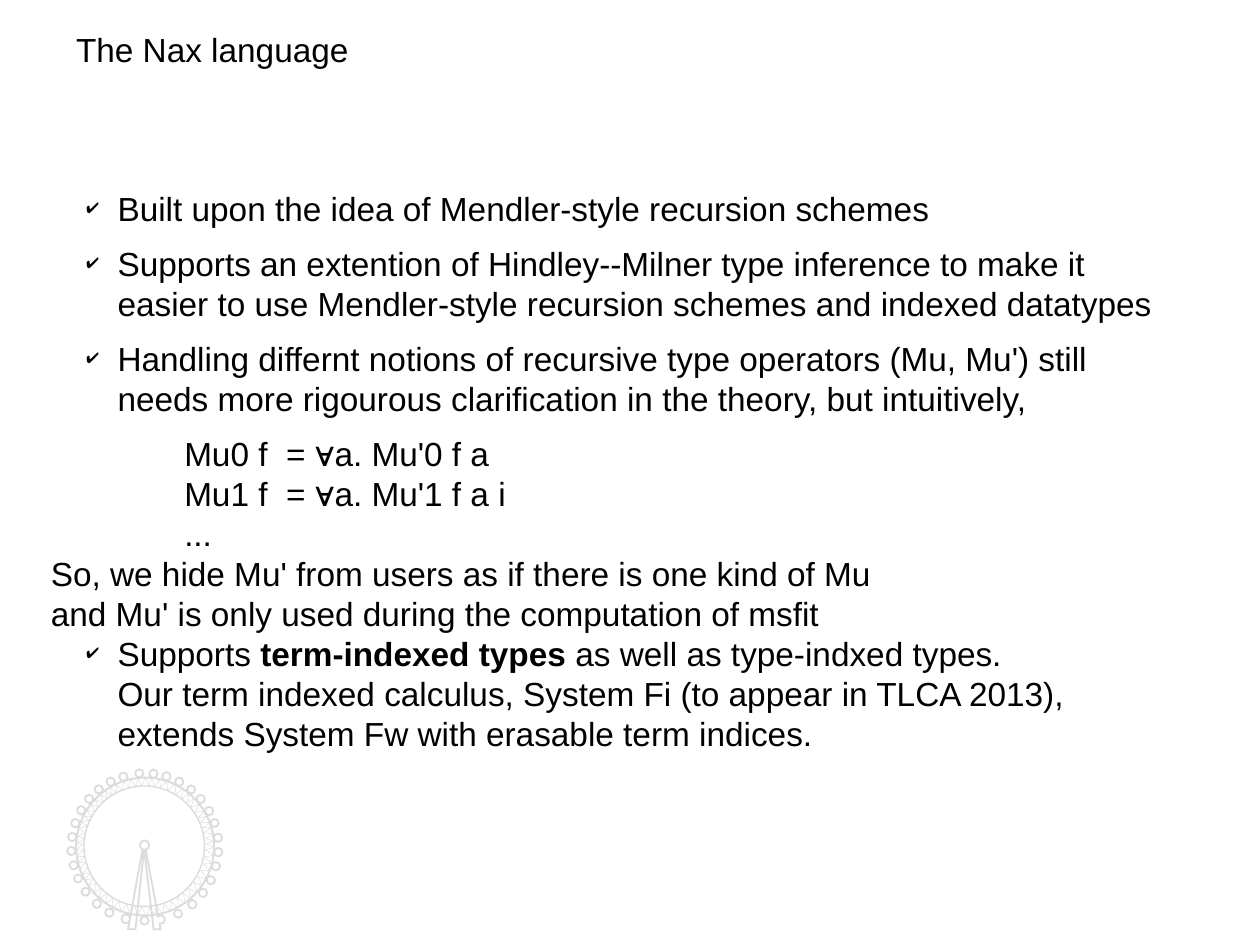
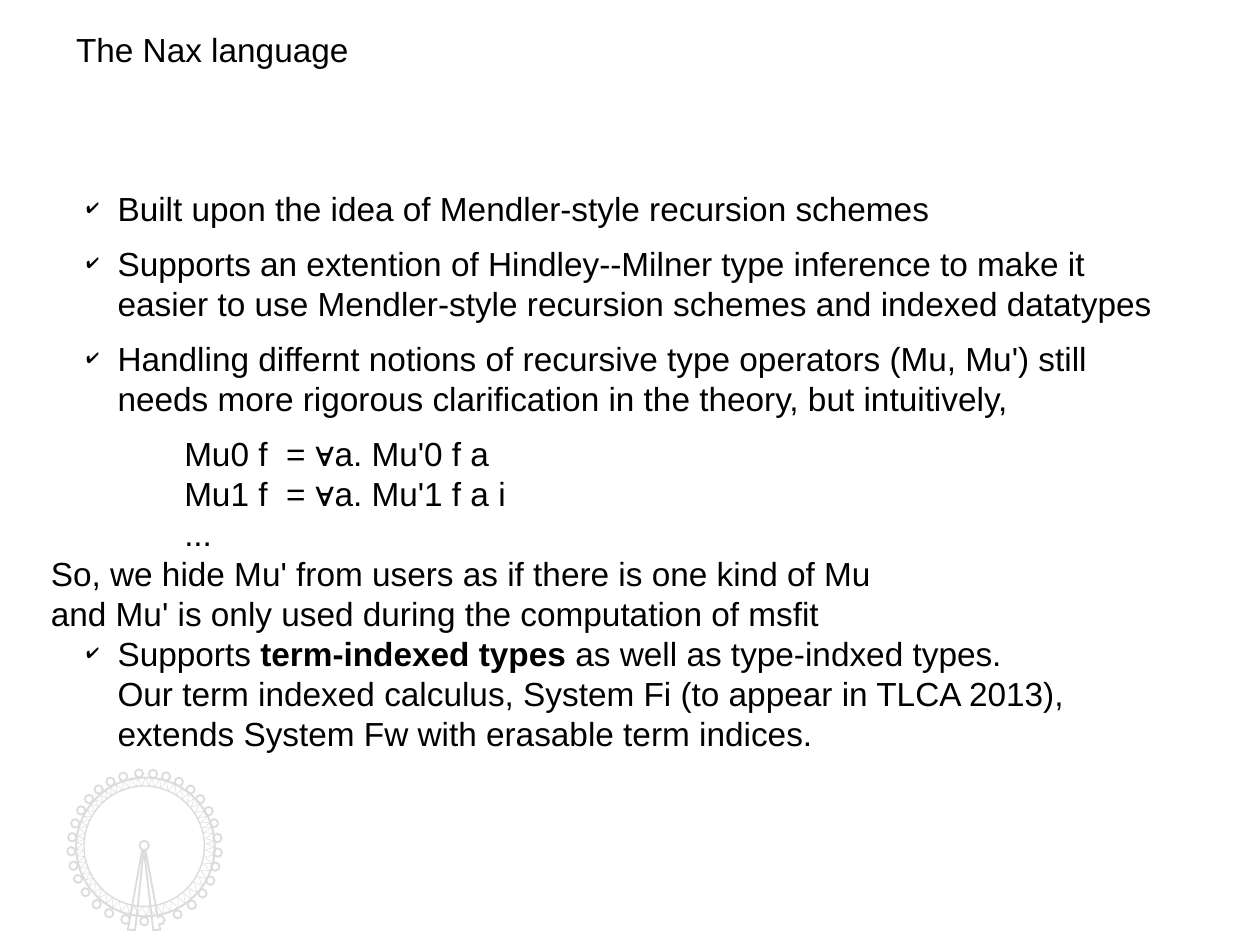
Before and after one commit to kyagrd/nax, a slide deck: slide 13 of trunk/draft/TYPES13/ppt/myslide.odp. Drawn at 1260x945 pixels with LibreOffice and Linux fonts; fonts in the diff are those of the drawing. Boxes give left, top, right and bottom in pixels: in the first picture for what was removed or moved away, otherwise in the second. Text is boxed around its words. In the diff, an @@ line names an element or a change of style, - is before the commit and + after.

```diff
--- a/trunk/draft/TYPES13/ppt/myslide.odp
+++ b/trunk/draft/TYPES13/ppt/myslide.odp
@@ text at [118, 347, 1086, 417]: text changed @@
-✔ Handling differnt notions of recursive type operators (Mu, Mu') still needs more rigourous clarification in the theory, but intuitively,
+✔ Handling differnt notions of recursive type operators (Mu, Mu') still needs more rigorous clarification in the theory, but intuitively,
```
Also in this commit, not shown: 16 other slides changed, 1 other file.
